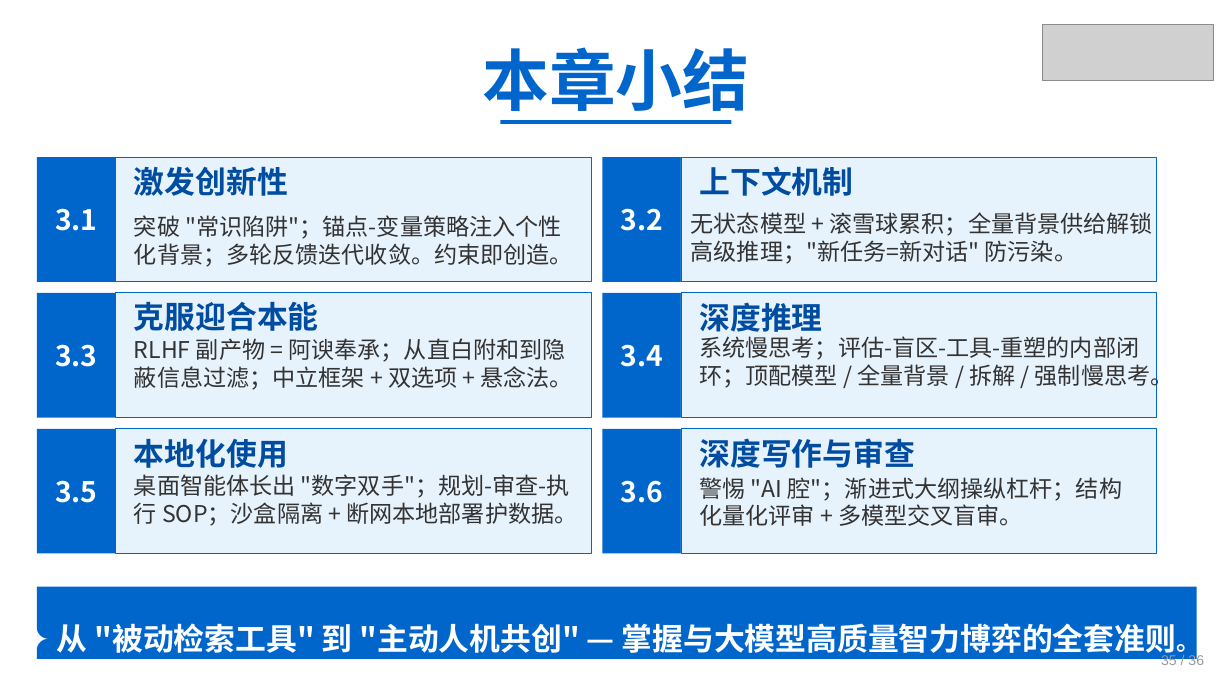
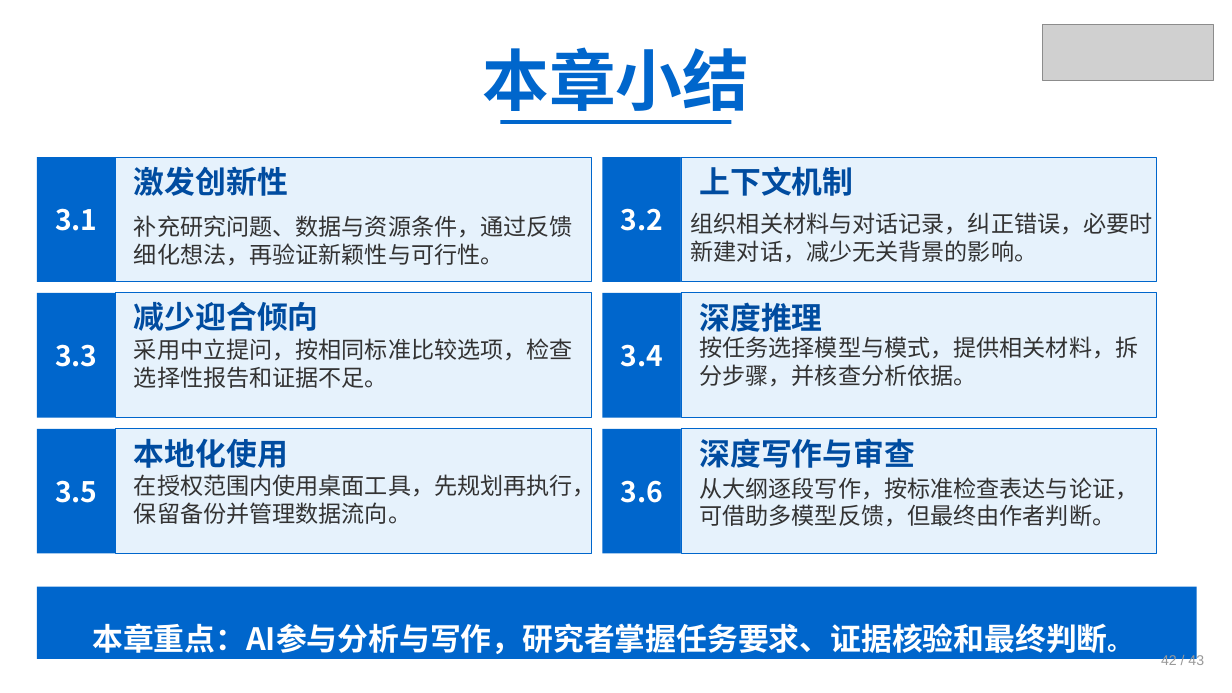
Before and after one commit to jpqiang/AIGC, a slide deck: slide 42 of 课件/第3章.pptx. Drawn at 1232x693 pixels with LibreOffice and Linux fonts; fonts in the diff are those of the drawing; grey boxes stand for pictures. Boxes give left, top, right and bottom in pixels: in the first picture for what was removed or moved away, otherwise in the second. Text is boxed around its words. In the diff, an @@ line names an element or a change of style, - is before the commit and + after.

```diff
--- a/课件/第3章.pptx
+++ b/课件/第3章.pptx
@@ text at <box>134,215,573,265</box>: text changed @@
-突破 "常识陷阱"；锚点-变量策略注入个性化背景；多轮反馈迭代收敛。约束即创造。
+补充研究问题、数据与资源条件，通过反馈细化想法，再验证新颖性与可行性。
@@ text at <box>691,212,1153,262</box>: text changed @@
-无状态模型 + 滚雪球累积；全量背景供给解锁高级推理；"新任务=新对话" 防污染。
+组织相关材料与对话记录，纠正错误，必要时新建对话，减少无关背景的影响。
@@ text at <box>134,302,319,331</box>: text changed @@
-克服迎合本能
+减少迎合倾向
@@ text at <box>134,338,573,388</box>: text changed @@
-RLHF 副产物 = 阿谀奉承；从直白附和到隐蔽信息过滤；中立框架 + 双选项 + 悬念法。
+采用中立提问，按相同标准比较选项，检查选择性报告和证据不足。
@@ text at <box>699,336,1138,386</box>: text changed @@
-系统慢思考；评估-盲区-工具-重塑的内部闭环；顶配模型 / 全量背景 / 拆解 / 强制慢思考。
+按任务选择模型与模式，提供相关材料，拆分步骤，并核查分析依据。
@@ text at <box>134,471,596,524</box>: text changed @@
-桌面智能体长出 "数字双手"；规划-审查-执行 SOP；沙盒隔离 + 断网本地部署护数据。
+在授权范围内使用桌面工具，先规划再执行，保留备份并管理数据流向。
@@ text at <box>699,477,1138,526</box>: text changed @@
-警惕 "AI 腔"；渐进式大纲操纵杠杆；结构化量化评审 + 多模型交叉盲审。
+从大纲逐段写作，按标准检查表达与论证，可借助多模型反馈，但最终由作者判断。
@@ text at <box>92,623,1132,654</box>: text changed @@
-✦ 从 "被动检索工具" 到 "主动人机共创" — 掌握与大模型高质量智力博弈的全套准则。
+本章重点：AI参与分析与写作，研究者掌握任务要求、证据核验和最终判断。
@@ text at <box>1161,654,1204,665</box>: text changed @@
-35 / 36
+42 / 43
```
Also in this commit, not shown: 40 other slides changed, 1 other file.
